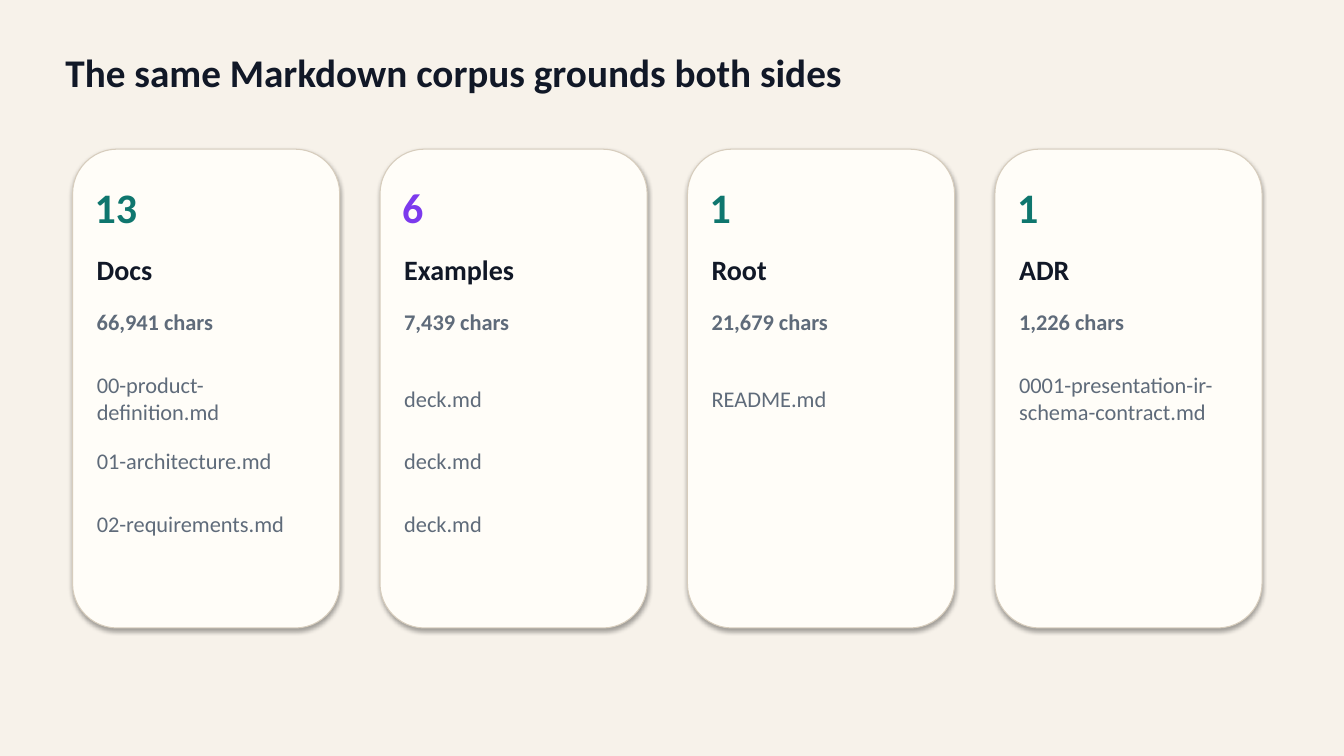
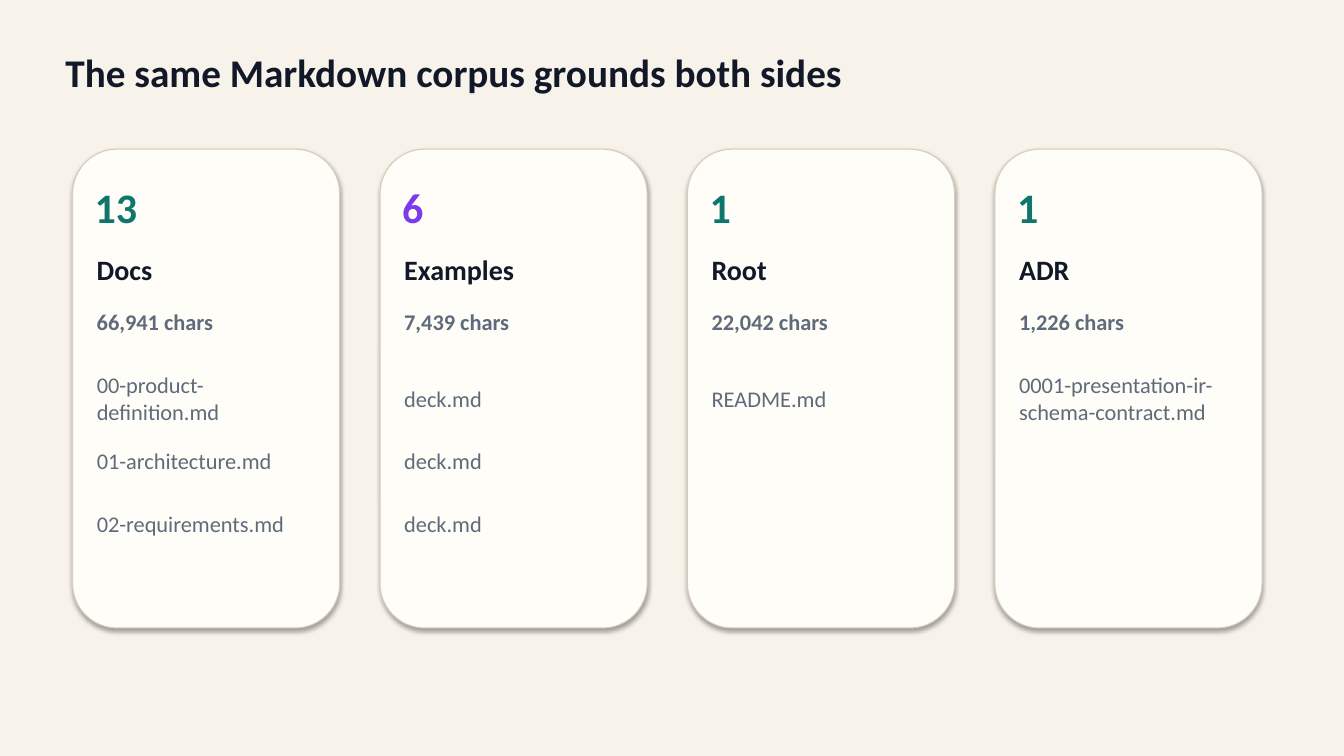
Before and after one commit to ch040602/mdpr-skill, a slide deck: slide 3 of artifacts/mdpr-vs-skill/mdpr-skill-from-actual-md-run.pptx. Drawn at 1344x756 pixels with LibreOffice and Linux fonts; fonts in the diff are those of the drawing. Boxes give left, top, right and bottom in pixels: in the first picture for what was removed or moved away, otherwise in the second. Text is boxed around its words. In the diff, an @@ line names an element or a change of style, - is before the commit and + after.

```diff
--- a/artifacts/mdpr-vs-skill/mdpr-skill-from-actual-md-run.pptx
+++ b/artifacts/mdpr-vs-skill/mdpr-skill-from-actual-md-run.pptx
@@ text at (x1=712, y1=314, x2=828, y2=333): text changed @@
-21,679 chars
+22,042 chars
```
Also in this commit, not shown: 2 other slides changed, 12 other files.
